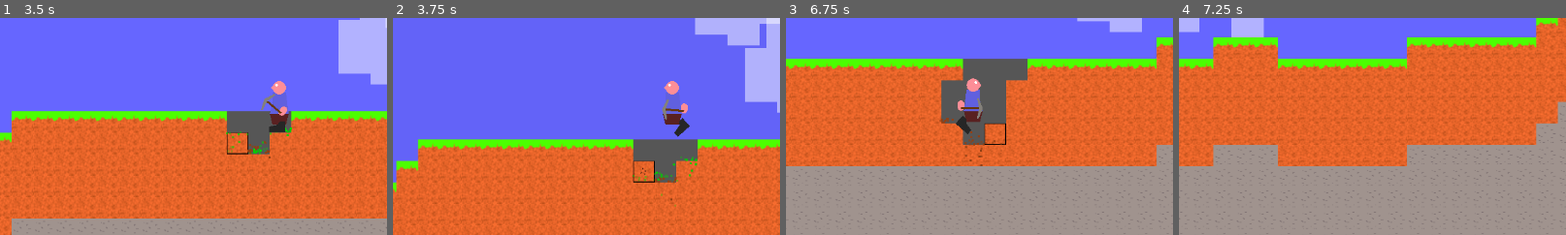
Above: before the commit, frames 1-4 (left to right).
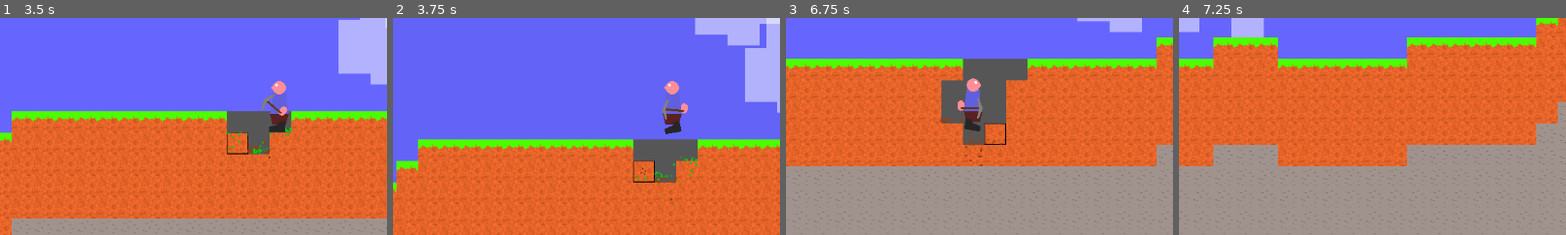
Above: after the commit, the same moments.

Repository: Griiimon/2D-Mining-Sandbox
Game: Godot game, scene res://game/startup.tscn
Two runs of this game, one before a commit and one after it. Both use one fixed random seed, a clock stepped at 60 frames per second and the inputs below. The engine's default icon, where the game draws it, is replaced by a stand-in: a white triangle on a blue panel in a dark square.
Inputs (mouse positions are % of the whole screen's width and height, from its top left):
- Up to frame 1 (3.5 s): click (38, 64) at 0.52 s; type "12" at 0.6 s; click "Play" at 1.25 s; tap Enter at 2 s; drag from (33, 93) to (48, 50) at 2.02 s; drag from (37, 93) to (48, 50) at 2.77 s
- Up to frame 2 (3.75 s): move the mouse to (41, 93) at 3.52 s; hold A (left) from 3.53 s (still down); hold Space (jump) from 3.53 s (still down); tap F (change_block_state) at 3.6 s; click (41, 93) at 3.67 s
- Up to frame 3 (6.75 s): release A (left) at 4.25 s; release Space (jump) at 4.25 s; drag from (46, 93) to (50, 50) at 4.27 s; drag from (50, 93) to (55, 50) at 5.02 s; drag from (54, 93) to (35, 25) at 5.77 s; move the mouse to (59, 93) at 6.52 s; hold D (right) from 6.53 s (still down); hold Space (jump) from 6.53 s (still down); tap K (toggle_free_cam) at 6.6 s; click (59, 93) at 6.67 s
- Up to frame 4 (7.25 s): keep holding D (right); keep holding Space (jump)
The pictures show only the part of the screen within x 14-64%, y 29-79%; the shares and areas given below are measured in that part.

Frame 1 is identical in both runs. In frame 2, 0.3% of the frame differs, in the area x 70-77%, y 45-55%; in frame 3, 0.2%; in frame 4, nothing differs.

Commit message:
Add jump buffering
Allow player to buffer their jumps right before hitting the ground. The duration is set to 0.1 sec

Diff:
--- a/game/player/base_player.gd
+++ b/game/player/base_player.gd
@@ -47,6 +47,7 @@
 
 @onready var state_machine: PlayerStateMachine = $"State Machine"
 @onready var coyote_timer: Timer = $"Coyote Timer"
+@onready var jump_buffer_timer: Timer = $"Jump Buffer Timer"
 
 
 var gravity = ProjectSettings.get_setting("physics/2d/default_gravity")
@@ -69,7 +70,7 @@
 
 var in_vehicle: Vehicle
 
-var can_jump:= true
+var has_jumped:= false
 
 
 func _ready():
@@ -143,18 +144,22 @@
 	if is_on_floor():
 		coyote_timer.start()
 		coyote_timer.set_paused(true)
-		can_jump = true
-
+		has_jumped = false
+		print (has_jumped)
+		if jump_buffer_timer.time_left > 0:
+			print("buffer")
+			jump()
 	else:
 		coyote_timer.set_paused(false)
 
-	if Input.is_action_just_pressed("jump") and coyote_timer.time_left > 0:
-		if can_jump:
-			can_jump = false
-			velocity.y= get_jump_velocity()
-			on_movement_jump()
-	elif is_on_floor():
-
+	if Input.is_action_just_pressed("jump"):
+		if not has_jumped and coyote_timer.time_left > 0:
+			print("normal")
+			jump()
+		elif has_jumped:
+			jump_buffer_timer.start()
+
+	if is_on_floor():
 		if abs(velocity.x) > 0:
 			on_movement_walk()
 		else:
@@ -172,6 +177,10 @@
 
 	move_and_slide()
 
+func jump():
+	has_jumped = true
+	velocity.y= get_jump_velocity()
+	on_movement_jump()
 
 func get_jump_velocity()-> float:
 	var result: float= jump_velocity
--- a/game/player/base_player.tscn
+++ b/game/player/base_player.tscn
@@ -123,6 +123,10 @@
 wait_time = 0.2
 one_shot = true
 
+[node name="Jump Buffer Timer" type="Timer" parent="."]
+wait_time = 0.1
+one_shot = true
+
 [connection signal="hotbar_slot_changed" from="Player UI" to="." method="_on_player_ui_hotbar_slot_changed"]
 [connection signal="hotbar_slot_changed" from="Player UI" to="State Machine/Mining" method="_on_player_ui_hotbar_slot_changed"]
 [connection signal="select_buildable" from="Player UI" to="State Machine" method="_on_player_ui_select_buildable"]
